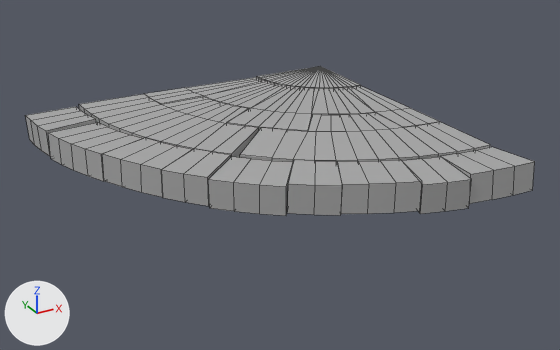
The FBX model Assets/Arena/Meshes/Arena_Cornerplane.fbx: old version first, new version second.
Rendered twice from a 50 mm camera at (-0.1851, -0.2975, 0.1083) aimed at (-0.062, -0.0737, -0.0036). Every picture has the same lights, and +X, +Y and +Z are marked at lower left. Mesh edges are drawn as thin lines. Where no turn or scale is listed for an object, it has been applied to the vertices.
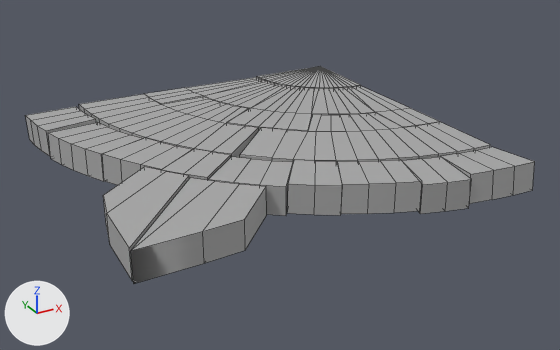
Pixel boxes [x1, y1, x2, y2] of what changed, in the pictures (560 x 350 px):
```json
{"object": "polySurface4", "change": "reshaped", "before": [26, 66, 535, 216], "after": [26, 66, 535, 284], "on screen": "45% taller"}
{"part": 1, "of": "me_mesh", "change": "added", "after": [131, 178, 266, 284]}
{"part": 2, "of": "me_mesh", "change": "added", "after": [103, 167, 189, 281]}
```

The change, as JSON lines over the scene's bpy script:
```json
{"block": "me_mesh", "where": "# used by ob_polysurface4; location = (0.0, 0.0, 0.0)"}
{"op": "remove", "block": "me_mesh", "code": "me_mesh.from_pydata(...)  # 450 vertices, 453 faces; spans x -0.1339..-0.0001, y -0.1339..0.0004, z -0.0015..0.0109"}
{"op": "add", "block": "me_mesh", "code": "me_mesh.from_pydata(...)  # 476 vertices, 476 faces; spans x -0.134..-0.0001, y -0.1339..0.0004, z -0.0015..0.0109"}
{"block": "me_mesh", "change": "me_mesh part 1: a new loose piece of 14 vertices spanning x -0.1338..-0.084, y -0.1238..-0.0877, z -0.0007..0.0093, in mat_standardsurface3 (grey #aaaaaa)"}
{"block": "me_mesh", "change": "me_mesh part 2"}
{"block": "me_mesh", "change": "6 vertices are added at (-0.1303, -0.0889, 0.0), (-0.133, -0.101, 0.0), (-0.134, -0.1235, 0.0), (-0.1022, -0.0875, 0.0), (-0.1074, -0.081, 0.0), (-0.1122, -0.0742, 0.0)"}
{"block": "me_mesh", "change": "6 new vertices lie (0.0, 0.0, 0.01) away from vertices in x -0.134..-0.1022, y -0.1235..-0.0742, z 0.0"}
{"block": "me_mesh", "change": "10 new faces join them"}
```
